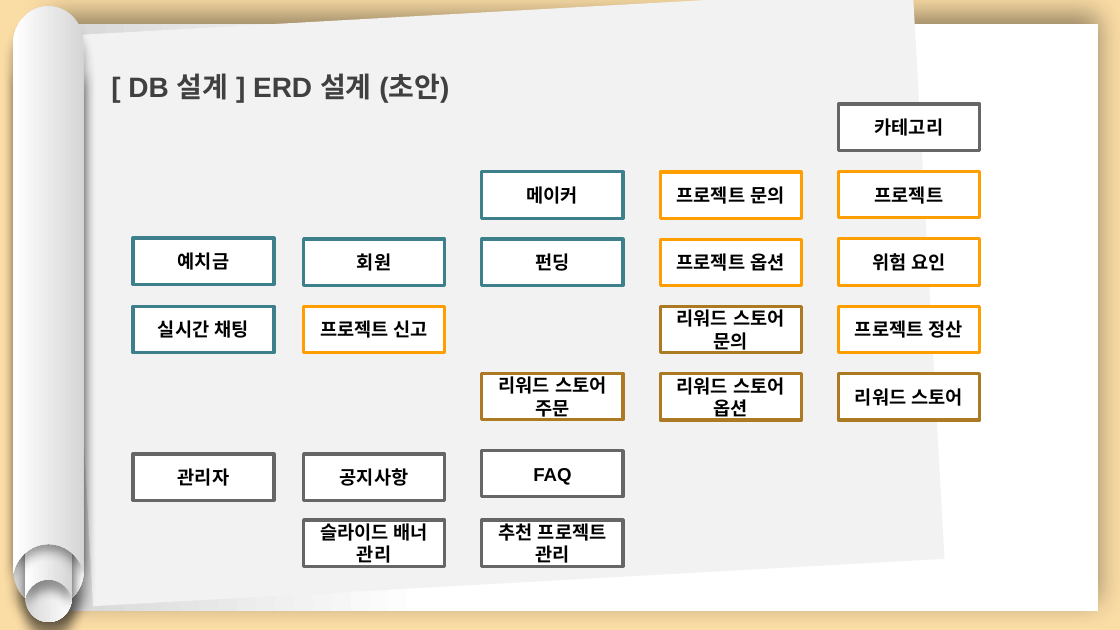
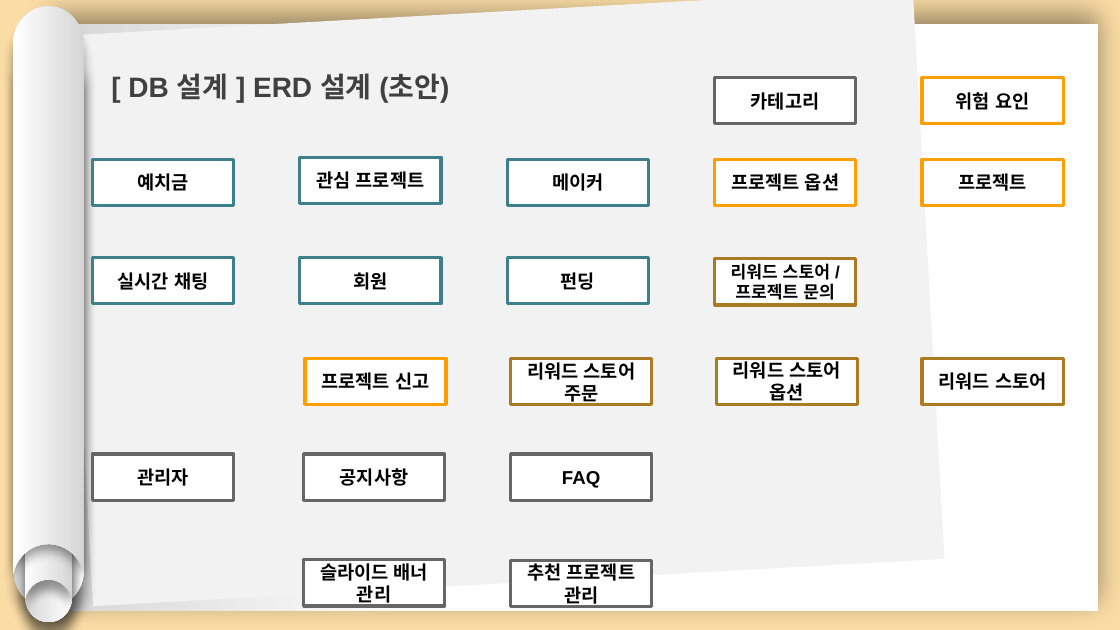
Before and after one commit to hhsw07/ezen-academy-projects, a slide deck: slide 19 of 0 발표용 파워포인트/0515 2차발표/0515 project06 - 파워포인트 종합.pptx (slide 18 before the commit). Drawn at 1120x630 pixels with LibreOffice and Linux fonts; fonts in the diff are those of the drawing. Boxes give left, top, right and bottom in pixels: in the first picture for what was removed or moved away, otherwise in the second. Text is boxed around its words. In the diff, an @@ line names an element or a change of style, - is before the commit and + after.

```diff
--- a/0 발표용 파워포인트/0515 2차발표/0515 project06 - 파워포인트 종합.pptx
+++ b/0 발표용 파워포인트/0515 2차발표/0515 project06 - 파워포인트 종합.pptx
@@ rectangle "카테고리": place and size @@
-rectangle "카테고리" at bbox=[839, 104, 980, 150]
+rectangle "카테고리" at bbox=[715, 77, 856, 123]
@@ rectangle "위험 요인": place and size @@
-rectangle "위험 요인" at bbox=[839, 239, 980, 284]
+rectangle "위험 요인" at bbox=[922, 77, 1063, 123]
@@ rectangle "예치금": place and size @@
-rectangle "예치금" at bbox=[133, 237, 274, 283]
+rectangle "예치금" at bbox=[93, 159, 234, 205]
@@ rectangle "관심 프로젝트": place and size @@
-rectangle "관심 프로젝트" at bbox=[839, 307, 980, 353]
+rectangle "관심 프로젝트" at bbox=[300, 157, 441, 203]
@@ rectangle "관심 프로젝트" at bbox=[300, 157, 441, 203]: outline #FF9E00 2 pt to #3D808C 2 pt @@
@@ text in rectangle at bbox=[316, 171, 425, 189]: text changed @@
-프로젝트 정산
+관심 프로젝트
@@ rectangle "메이커": place and size @@
-rectangle "메이커" at bbox=[482, 171, 623, 217]
+rectangle "메이커" at bbox=[507, 159, 648, 205]
@@ rectangle removed at bbox=[661, 172, 802, 218] @@
-프로젝트 문의
@@ rectangle "프로젝트 옵션": place and size @@
-rectangle "프로젝트 옵션" at bbox=[661, 240, 802, 286]
+rectangle "프로젝트 옵션" at bbox=[715, 159, 856, 205]
@@ rectangle "프로젝트": place and size @@
-rectangle "프로젝트" at bbox=[839, 171, 980, 217]
+rectangle "프로젝트" at bbox=[922, 159, 1063, 205]
@@ rectangle "실시간 채팅": place and size @@
-rectangle "실시간 채팅" at bbox=[133, 307, 274, 353]
+rectangle "실시간 채팅" at bbox=[93, 258, 234, 304]
@@ rectangle "회원": place and size @@
-rectangle "회원" at bbox=[304, 239, 445, 284]
+rectangle "회원" at bbox=[300, 258, 441, 304]
@@ rectangle "펀딩": place and size @@
-rectangle "펀딩" at bbox=[482, 239, 623, 284]
+rectangle "펀딩" at bbox=[507, 258, 648, 304]
@@ rectangle "리워드 스토어 / 프로젝트 문의": place and size @@
-rectangle "리워드 스토어 / 프로젝트 문의" at bbox=[661, 307, 802, 353]
+rectangle "리워드 스토어 / 프로젝트 문의" at bbox=[715, 259, 856, 305]
@@ text in rectangle at bbox=[731, 263, 835, 304]: text changed; size 12 to 11 pt @@
-리워드 스토어 문의
+리워드 스토어 / 프로젝트 문의
@@ rectangle "프로젝트 신고": place and size @@
-rectangle "프로젝트 신고" at bbox=[304, 307, 445, 353]
+rectangle "프로젝트 신고" at bbox=[305, 358, 446, 404]
@@ rectangle "리워드 스토어 주문": place and size @@
-rectangle "리워드 스토어 주문" at bbox=[482, 373, 623, 419]
+rectangle "리워드 스토어 주문" at bbox=[511, 358, 652, 404]
@@ rectangle "리워드 스토어 옵션": place and size @@
-rectangle "리워드 스토어 옵션" at bbox=[661, 374, 802, 420]
+rectangle "리워드 스토어 옵션" at bbox=[717, 358, 858, 404]
@@ rectangle "리워드 스토어": place and size @@
-rectangle "리워드 스토어" at bbox=[839, 374, 980, 420]
+rectangle "리워드 스토어" at bbox=[922, 358, 1063, 404]
@@ rectangle "관리자": place and size @@
-rectangle "관리자" at bbox=[133, 454, 274, 500]
+rectangle "관리자" at bbox=[93, 454, 234, 500]
@@ rectangle "FAQ": place and size @@
-rectangle "FAQ" at bbox=[482, 450, 623, 496]
+rectangle "FAQ" at bbox=[511, 454, 652, 500]
@@ rectangle "슬라이드 배너 관리": place and size @@
-rectangle "슬라이드 배너 관리" at bbox=[304, 520, 445, 566]
+rectangle "슬라이드 배너 관리" at bbox=[304, 560, 445, 606]
@@ rectangle "추천 프로젝트 관리": place and size @@
-rectangle "추천 프로젝트 관리" at bbox=[482, 520, 623, 566]
+rectangle "추천 프로젝트 관리" at bbox=[511, 560, 652, 606]
```
Also in this commit, not shown: 2 other slides changed, 1 slide added, 1 other file.
